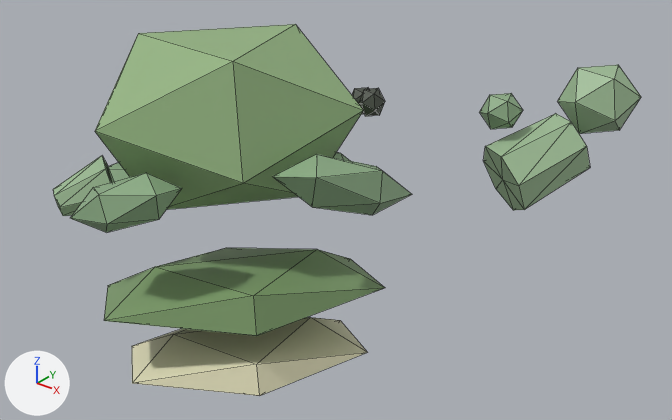
The glTF model public/studio/v2.15.0/d_turtle/model.glb, before and after one commit.
Rendered twice from a 50 mm camera at (15.34, -14.98, 9.45) aimed at (1.55, 2.25, -1.24). Lighting does not change. The marker at lower left points along +X, +Y and +Z. The first picture is the older version. Mesh edges are drawn as thin lines. Where no turn or scale is listed for an object, it has been applied to the vertices.

The first picture shows 'part0', 'part1', 'part10', 'part11', 'part12', 'part2', 'part3', 'part4', 'part5', 'part6', 'part7', 'part8', 'part9'.
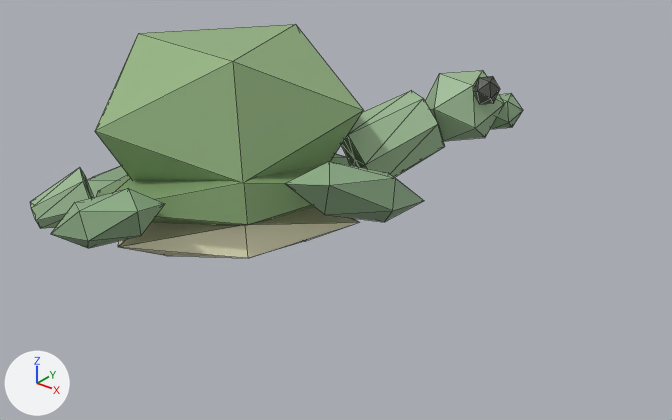
Pixel boxes (x1, y1, x2, y2) of what changed, in the pictures (672 x 420 px):
'part1', moved
    before: (104, 248, 385, 336)
    after: (96, 161, 332, 225)
'part2', moved
    before: (132, 317, 367, 396)
    after: (118, 208, 359, 258)
'part3', moved
    before: (483, 114, 590, 210)
    after: (341, 91, 445, 177)
'part4', moved
    before: (558, 65, 641, 134)
    after: (425, 70, 505, 141)
'part8', moved
    before: (273, 154, 412, 215)
    after: (285, 161, 424, 222)
'part10', moved
    before: (70, 173, 182, 233)
    after: (51, 188, 165, 248)
'part12', moved
    before: (53, 156, 114, 216)
    after: (30, 168, 93, 228)
'part6', moved
    before: (359, 88, 385, 116)
    after: (474, 76, 500, 104)
'part11', moved
    before: (108, 163, 129, 182)
    after: (87, 166, 128, 197)
'part9', moved (mostly hidden)
    before: (334, 152, 350, 161)
    after: (331, 154, 351, 165)
'part7', moved (not visible afterwards)
    before: (352, 88, 369, 114)

Edits to the bpy script that builds the scene:
```text
Change me_geometry_1:
    remove me_geometry_1.from_pydata(...)  # 12 vertices, 20 faces; spans x -2.81..4.09, y -4.21..3.19, z -3.96..-1.3
    add me_geometry_1.from_pydata(...)  # 12 vertices, 20 faces; spans x -3.4..3.5, y -3.74..3.66, z -1.54..1.12
    me_geometry_1 part 1: the whole mesh is moved by (-0.59, 0.47, 2.42)
Change me_geometry_2:
    remove me_geometry_2.from_pydata(...)  # 12 vertices, 20 faces; spans x -1.93..3.96, y -3.97..2.35, z -5.32..-3.09
    add me_geometry_2.from_pydata(...)  # 12 vertices, 20 faces; spans x -2.68..3.21, y -3.37..2.95, z -2.21..0.02
    me_geometry_2 part 2: the whole mesh is moved by (-0.75, 0.6, 3.11)
Change me_geometry_3:
    remove me_geometry_3.from_pydata(...)  # 16 vertices, 28 faces; spans x 3.75..6.38, y 4.91..7.74, z -1.59..0.9
    add me_geometry_3.from_pydata(...)  # 16 vertices, 28 faces; spans x 1.05..3.68, y 1.94..4.77, z -0.73..1.76
    me_geometry_3 part 3: the whole mesh is moved by (-2.7, -2.97, 0.86)
Change me_geometry_4:
    remove me_geometry_4.from_pydata(...)  # 12 vertices, 20 faces; spans x 4.96..6.93, y 7.02..9.13, z 0.36..2.04
    add me_geometry_4.from_pydata(...)  # 12 vertices, 20 faces; spans x 2.53..4.5, y 4.02..6.13, z 0.46..2.14
    me_geometry_4 part 4: the whole mesh is moved by (-2.43, -3.0, 0.11)
Change me_geometry_6:
    remove me_geometry_6.from_pydata(...)  # 12 vertices, 20 faces; spans x 1.926..2.558, y 2.484..3.159, z 1.419..2.063
    add me_geometry_6.from_pydata(...)  # 12 vertices, 20 faces; spans x 3.992..4.624, y 4.502..5.177, z 1.633..2.277
    me_geometry_6 part 5: the whole mesh is moved by (2.066, 2.018, 0.214)
Change me_geometry_7:
    remove me_geometry_7.from_pydata(...)  # 12 vertices, 20 faces; spans x 1.156..1.788, y 3.095..3.77, z 1.114..1.758
    add me_geometry_7.from_pydata(...)  # 12 vertices, 20 faces; spans x 2.609..3.241, y 5.6..6.275, z 1.086..1.73
    me_geometry_7 part 6: the whole mesh is moved by (1.454, 2.505, -0.028)
Change me_geometry_8:
    remove me_geometry_8.from_pydata(...)  # 12 vertices, 20 faces; spans x 2.45..4.53, y -1.5..1.87, z -0.24..1.72
    add me_geometry_8.from_pydata(...)  # 12 vertices, 20 faces; spans x 2.81..4.88, y -1.51..1.86, z -0.31..1.65
    me_geometry_8 part 7: the whole mesh is moved by (0.36, -0.01, -0.07)
Change me_geometry_9:
    remove me_geometry_9.from_pydata(...)  # 12 vertices, 20 faces; spans x -2.48..1.33, y 2.39..4.44, z -1.49..-0.26
    add me_geometry_9.from_pydata(...)  # 12 vertices, 20 faces; spans x -2.5..1.3, y 2.68..4.73, z -1.71..-0.47
    me_geometry_9 part 8: the whole mesh is moved by (-0.02, 0.29, -0.22)
Change me_geometry_10:
    remove me_geometry_10.from_pydata(...)  # 12 vertices, 20 faces; spans x -1.03..1.28, y -4.26..-2.48, z -0.11..1.35
    add me_geometry_10.from_pydata(...)  # 12 vertices, 20 faces; spans x -0.96..1.35, y -4.84..-3.06, z -0.25..1.22
    me_geometry_10 part 9: the whole mesh is moved by (0.08, -0.58, -0.14)
Change me_geometry_11:
    remove me_geometry_11.from_pydata(...)  # 12 vertices, 20 faces; spans x -4.09..-2.3, y -1.83..0.56, z -1.19..-0.12
    add me_geometry_11.from_pydata(...)  # 12 vertices, 20 faces; spans x -4.65..-2.86, y -2.01..0.38, z -1.61..-0.54
    me_geometry_11 part 10: the whole mesh is moved by (-0.56, -0.18, -0.42)
Change me_geometry_12:
    remove me_geometry_12.from_pydata(...)  # 16 vertices, 28 faces; spans x -2.84..-1.2, y -3.51..-1.78, z -0.58..0.83
    add me_geometry_12.from_pydata(...)  # 16 vertices, 28 faces; spans x -3.13..-1.48, y -3.99..-2.25, z -0.82..0.59
    me_geometry_12 part 11: the whole mesh is moved by (-0.28, -0.48, -0.24)
```
